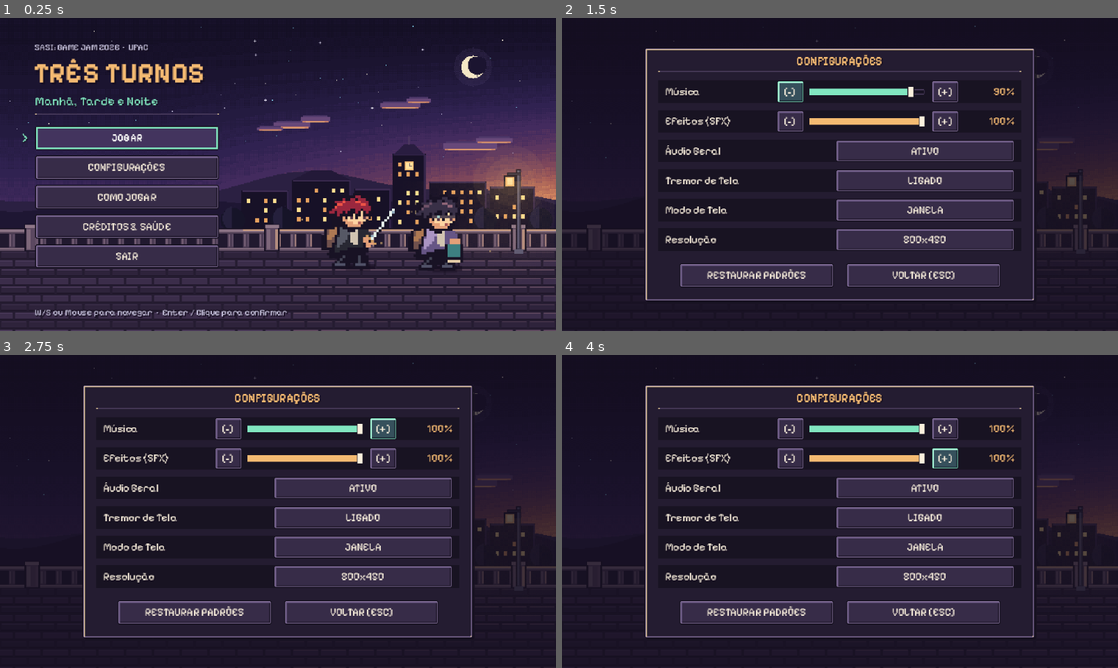
Above: before the commit, frames 1-4 (two rows, left to right).
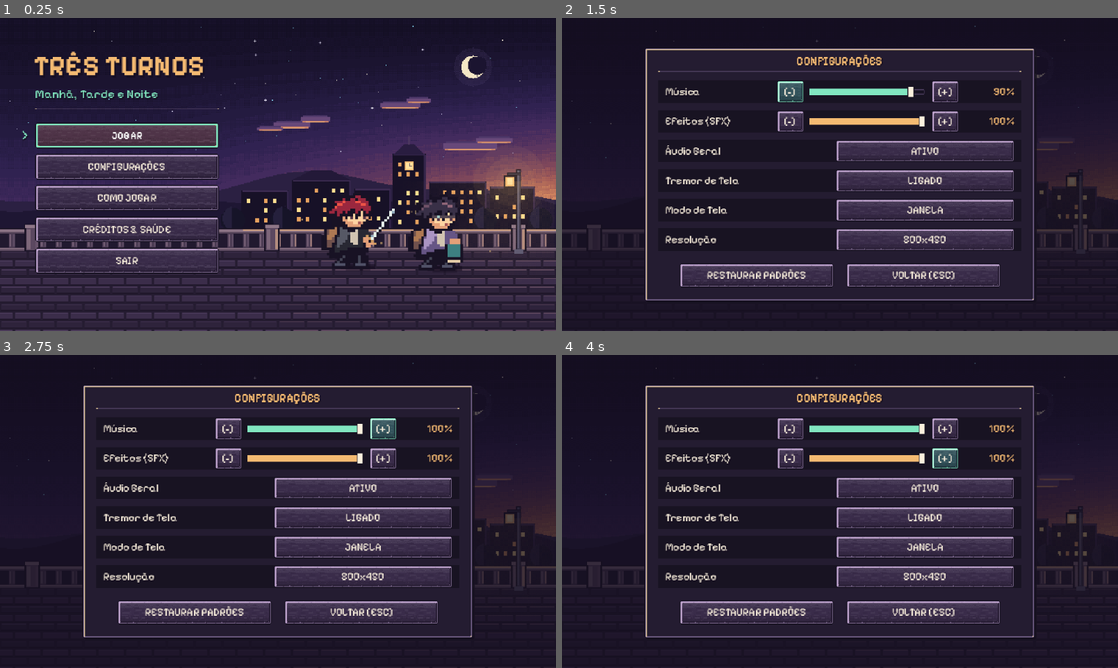
Above: after the commit, the same moments.

Repository: Honorato1337/sasi-game-jam-2026
Game: Godot game, scene res://scenes/levels/arena.tscn
Same seed, same stepped clock (60 frames per second), same inputs: the game is played once before the commit and once after it.
Inputs:
- Up to frame 1 (0.25 s): no input
- Up to frame 2 (1.5 s): click "CONFIGURAÇÕES" at 0.5 s; click "[-]" at 1.25 s
- Up to frame 3 (2.75 s): click "[+]" at 2 s
- Up to frame 4 (4 s): click "[-]" at 2.75 s; click "[+]" at 3.5 s

The runs differ from the first frame. In frame 1, 7.8% of the frame differs, in the area x 4-52%, y 8-96%; in frame 2, 1.1%; in frame 3, 1.1%; in frame 4, 1.1%.

Commit message:
style: remove extra title hints and add organic pixel-art button textures

Diff:
--- a/sasi-game-jam-2026/scenes/ui/retro_window.gd
+++ b/sasi-game-jam-2026/scenes/ui/retro_window.gd
@@ -59,34 +59,88 @@
 
 static func pixel_button_box(fill: Color, border: Color, highlight: Color,
 		shadow_bevel: Color, pressed: bool = false) -> StyleBoxTexture:
-	var key: String = "btn_%s_%s_%s_%s_%s" % [fill.to_html(), border.to_html(), highlight.to_html(), shadow_bevel.to_html(), pressed]
-	if _box_cache.has(key):
-		return _box_cache[key]
-	var img: Image = Image.create_empty(16, 16, false, Image.FORMAT_RGBA8)
+	var key: String = "btn_org_%s_%s_%s_%s_%s" % [fill.to_html(), border.to_html(), highlight.to_html(), shadow_bevel.to_html(), pressed]
+	if _box_cache.has(key):
+		return _box_cache[key]
+	const W: int = 48
+	const H: int = 28
+	var img: Image = Image.create_empty(W, H, false, Image.FORMAT_RGBA8)
+	var rng: RandomNumberGenerator = RandomNumberGenerator.new()
+	rng.seed = hash(key)
+	var bayer: Array[float] = [0.0, 0.5, 0.75, 0.25]
+	var lit_top: Color = fill.lightened(0.09)
+	var lit_mid: Color = fill.lightened(0.03)
+	var shade_low: Color = fill.darkened(0.14)
+	for y: int in range(3, H - 3):
+		var raw_t: float = float(y - 3) / float(H - 7)
+		var t: float = 1.0 - raw_t if pressed else raw_t
+		for x: int in range(3, W - 3):
+			var threshold: float = bayer[((x & 1) * 2) + (y & 1)]
+			var px: Color = fill
+			if t < 0.28:
+				var f: float = 1.0 - t / 0.28
+				px = lit_top if f > threshold else lit_mid
+			elif t > 0.70:
+				var f: float = (t - 0.70) / 0.30
+				px = shade_low if f > threshold else fill
+			if rng.randf() < 0.11:
+				px = px.lightened(0.04) if rng.randf() < 0.5 else px.darkened(0.05)
+			img.set_pixel(x, y, px)
+
+	# Estrias orgânicas horizontais simulando placa entalhada.
+	for row_y: int in range(5, H - 5, 3):
+		var cursor_x: int = rng.randi_range(5, 11)
+		while cursor_x < W - 8:
+			var span: int = rng.randi_range(3, 8)
+			var tone: Color = fill.lightened(0.06) if (row_y + cursor_x) % 2 == 0 else fill.darkened(0.07)
+			for dx: int in range(mini(span, W - 5 - cursor_x)):
+				img.set_pixel(cursor_x + dx, row_y, tone)
+			cursor_x += span + rng.randi_range(4, 9)
+
+	if not pressed:
+		img.fill_rect(Rect2i(3, H - 4, W - 6, 1), fill.darkened(0.20))
+
 	var top_left: Color = shadow_bevel if pressed else highlight
 	var bottom_right: Color = highlight if pressed else shadow_bevel
-	img.fill_rect(Rect2i(3, 3, 10, 10), fill)
-	img.fill_rect(Rect2i(2, 2, 12, 1), top_left)
-	img.fill_rect(Rect2i(2, 2, 1, 12), top_left)
-	img.fill_rect(Rect2i(3, 13, 11, 1), bottom_right)
-	img.fill_rect(Rect2i(13, 3, 1, 11), bottom_right)
-	img.fill_rect(Rect2i(2, 1, 12, 1), border)
-	img.fill_rect(Rect2i(2, 14, 12, 1), border)
-	img.fill_rect(Rect2i(1, 2, 1, 12), border)
-	img.fill_rect(Rect2i(14, 2, 1, 12), border)
-	img.fill_rect(Rect2i(1, 0, 14, 1), INK)
-	img.fill_rect(Rect2i(1, 15, 14, 1), INK)
-	img.fill_rect(Rect2i(0, 1, 1, 14), INK)
-	img.fill_rect(Rect2i(15, 1, 1, 14), INK)
-	for notch: Vector2i in [Vector2i(1, 1), Vector2i(14, 1), Vector2i(1, 14), Vector2i(14, 14)]:
+	img.fill_rect(Rect2i(2, 2, W - 4, 1), top_left)
+	img.fill_rect(Rect2i(2, 2, 1, H - 4), top_left)
+	img.fill_rect(Rect2i(3, H - 3, W - 5, 1), bottom_right)
+	img.fill_rect(Rect2i(W - 3, 3, 1, H - 5), bottom_right)
+	for chip_x: int in [16, 31]:
+		img.set_pixel(chip_x, 2, top_left.lerp(border, 0.55))
+		img.set_pixel(chip_x + 2, H - 3, bottom_right.lerp(border, 0.55))
+
+	img.fill_rect(Rect2i(2, 1, W - 4, 1), border)
+	img.fill_rect(Rect2i(2, H - 2, W - 4, 1), border)
+	img.fill_rect(Rect2i(1, 2, 1, H - 4), border)
+	img.fill_rect(Rect2i(W - 2, 2, 1, H - 4), border)
+	for rim_x: int in [11, 22, 34]:
+		img.set_pixel(rim_x, 1, border.lerp(highlight, 0.35))
+		img.set_pixel(rim_x, H - 2, border.lerp(shadow_bevel, 0.45))
+
+	img.fill_rect(Rect2i(2, 0, W - 4, 1), INK)
+	img.fill_rect(Rect2i(2, H - 1, W - 4, 1), INK)
+	img.fill_rect(Rect2i(0, 2, 1, H - 4), INK)
+	img.fill_rect(Rect2i(W - 1, 2, 1, H - 4), INK)
+	for notch: Vector2i in [Vector2i(1, 1), Vector2i(W - 2, 1), Vector2i(1, H - 2), Vector2i(W - 2, H - 2)]:
 		img.set_pixelv(notch, INK)
-	var box: StyleBoxTexture = _make_texture_box(img, 4.0, 4.0, 2.0)
+
+	for stud_pair: Array in [
+		[Vector2i(3, 3), Vector2i(4, 3)],
+		[Vector2i(W - 4, 3), Vector2i(W - 5, 3)],
+		[Vector2i(3, H - 4), Vector2i(4, H - 4)],
+		[Vector2i(W - 4, H - 4), Vector2i(W - 5, H - 4)],
+	]:
+		img.set_pixelv(stud_pair[0] as Vector2i, highlight)
+		img.set_pixelv(stud_pair[1] as Vector2i, shadow_bevel)
+
+	var box: StyleBoxTexture = _make_texture_box(img, 7.0, 5.0, 2.0)
 	_box_cache[key] = box
 	return box
 
 
 static func pixel_focus_box(border: Color) -> StyleBoxTexture:
-	var key: String = "focus_%s" % border.to_html()
+	var key: String = "focus2_%s" % border.to_html()
 	if _box_cache.has(key):
 		return _box_cache[key]
 	var img: Image = Image.create_empty(16, 16, false, Image.FORMAT_RGBA8)
@@ -94,12 +148,14 @@
 	img.fill_rect(Rect2i(2, 15, 12, 1), INK)
 	img.fill_rect(Rect2i(0, 2, 1, 12), INK)
 	img.fill_rect(Rect2i(15, 2, 1, 12), INK)
-	img.fill_rect(Rect2i(1, 1, 14, 2), border)
-	img.fill_rect(Rect2i(1, 13, 14, 2), border)
-	img.fill_rect(Rect2i(1, 1, 2, 14), border)
-	img.fill_rect(Rect2i(13, 1, 2, 14), border)
+	for notch: Vector2i in [Vector2i(1, 1), Vector2i(14, 1), Vector2i(1, 14), Vector2i(14, 14)]:
+		img.set_pixelv(notch, INK)
+	img.fill_rect(Rect2i(2, 1, 12, 2), border)
+	img.fill_rect(Rect2i(2, 13, 12, 2), border)
+	img.fill_rect(Rect2i(1, 2, 2, 12), border)
+	img.fill_rect(Rect2i(13, 2, 2, 12), border)
 	img.fill_rect(Rect2i(3, 3, 10, 10), Color(0, 0, 0, 0))
-	var box: StyleBoxTexture = _make_texture_box(img, 4.0, 0.0, 0.0)
+	var box: StyleBoxTexture = _make_texture_box(img, 5.0, 0.0, 0.0)
 	_box_cache[key] = box
 	return box
 
@@ -244,11 +300,11 @@
 	action.add_theme_constant_override(&"shadow_offset_x", 1)
 	action.add_theme_constant_override(&"shadow_offset_y", 1)
 	action.add_theme_stylebox_override(&"normal",
-			pixel_button_box(TITLE, FRAME, Color("#6b5984"), Color("#221a2e"), false))
+			pixel_button_box(Color("#3a2c4a"), Color("#9982ad"), Color("#c4a8d1"), Color("#22182e"), false))
 	action.add_theme_stylebox_override(&"hover",
-			pixel_button_box(Color("#36505c"), MINT, Color("#b0f7dc"), Color("#20343d"), false))
+			pixel_button_box(Color("#33535c"), MINT, Color("#c0fae4"), Color("#1e343b"), false))
 	action.add_theme_stylebox_override(&"pressed",
-			pixel_button_box(BODY, GOLD, Color("#ffe29c"), Color("#8c5e35"), true))
+			pixel_button_box(Color("#251c32"), GOLD, Color("#ffe3a0"), Color("#8a5d36"), true))
 	action.add_theme_stylebox_override(&"disabled",
 			pixel_button_box(INK, BEVEL_DARK, Color("#342a42"), INK, false))
 	place(action, parent, rect)
--- a/sasi-game-jam-2026/scenes/ui/title_end_screens.gd
+++ b/sasi-game-jam-2026/scenes/ui/title_end_screens.gd
@@ -87,39 +87,35 @@
 	_character_actor(_title_window, Rect2(364, 198, 96, 96), STUDENT_SHEET, 8, _student_atlas)
 	_character_actor(_title_window, Rect2(464, 200, 96, 96), CLASSMATE_SHEET, 2, _classmate_atlas)
 
-	Retro.label(_title_window, Rect2(40, 26, 240, 16), "SASI: GAME JAM 2026  •  UFAC",
-			10, Retro.MUTED)
-	var hero: Label = Retro.label(_title_window, Rect2(38, 44, 290, 40), "TRÊS TURNOS", 32, Retro.GOLD)
+	var hero: Label = Retro.label(_title_window, Rect2(38, 36, 290, 40), "TRÊS TURNOS", 32, Retro.GOLD)
 	hero.add_theme_font_override(&"font", Retro.FONT_BOLD)
 	hero.add_theme_color_override(&"font_shadow_color", Color(0.08, 0.05, 0.12, 0.72))
 	hero.add_theme_constant_override(&"shadow_offset_x", 2)
 	hero.add_theme_constant_override(&"shadow_offset_y", 2)
-	Retro.label(_title_window, Rect2(40, 86, 250, 20), "Manhã, Tarde e Noite",
+	Retro.label(_title_window, Rect2(40, 78, 250, 20), "Manhã, Tarde e Noite",
 			14, Retro.MINT)
-	Retro.divider(_title_window, Rect2(40, 110, 212, 1))
-
-	var play: Button = _action(_title_window, Rect2(40, 124, 212, 28), "JOGAR",
+	Retro.divider(_title_window, Rect2(40, 104, 212, 1))
+
+	var play: Button = _action(_title_window, Rect2(40, 120, 212, 30), "JOGAR",
 			GameManager.start_new_run)
 	play.add_theme_stylebox_override(&"normal",
-			Retro.pixel_button_box(Color("#43345e"), Retro.GOLD, Color("#ffe29c"), Color("#8c5e35"), false))
+			Retro.pixel_button_box(Color("#4f3448"), Retro.GOLD, Color("#ffe3a0"), Color("#8c5c34"), false))
 	play.add_theme_font_override(&"font", Retro.FONT_BOLD)
 
-	var settings: Button = _action(_title_window, Rect2(40, 158, 212, 28), "CONFIGURAÇÕES")
+	var settings: Button = _action(_title_window, Rect2(40, 156, 212, 30), "CONFIGURAÇÕES")
 	settings.pressed.connect(_open_subwindow.bind(_settings_window, settings))
 
-	var help: Button = _action(_title_window, Rect2(40, 192, 212, 28), "COMO JOGAR")
+	var help: Button = _action(_title_window, Rect2(40, 192, 212, 30), "COMO JOGAR")
 	help.pressed.connect(_open_subwindow.bind(_help_window, help))
 
-	var credits: Button = _action(_title_window, Rect2(40, 226, 212, 28), "CRÉDITOS & SAÚDE")
+	var credits: Button = _action(_title_window, Rect2(40, 228, 212, 30), "CRÉDITOS & SAÚDE")
 	credits.pressed.connect(_open_subwindow.bind(_credits_window, credits))
 
 	if not OS.has_feature("web"):
-		_quit_button = _action(_title_window, Rect2(40, 260, 212, 28), "SAIR", get_tree().quit)
-
-	_cursor = Retro.label(_title_window, Rect2(24, 124, 14, 28), ">", 12, Retro.MINT)
+		_quit_button = _action(_title_window, Rect2(40, 264, 212, 30), "SAIR", get_tree().quit)
+
+	_cursor = Retro.label(_title_window, Rect2(24, 120, 14, 30), ">", 12, Retro.MINT)
 	_cursor.add_theme_font_override(&"font", Retro.FONT_BOLD)
-	Retro.label(_title_window, Rect2(40, 330, 340, 18),
-			"W/S ou Mouse para navegar  •  Enter / Clique para confirmar", 10, Retro.MUTED)
 
 
 func _character_actor(parent: Control, rect: Rect2, sheet: Texture2D, frame_count: int,
Not shown, changed: CREDITS_AND_AI.md
Not shown, changed: TASKS.md
